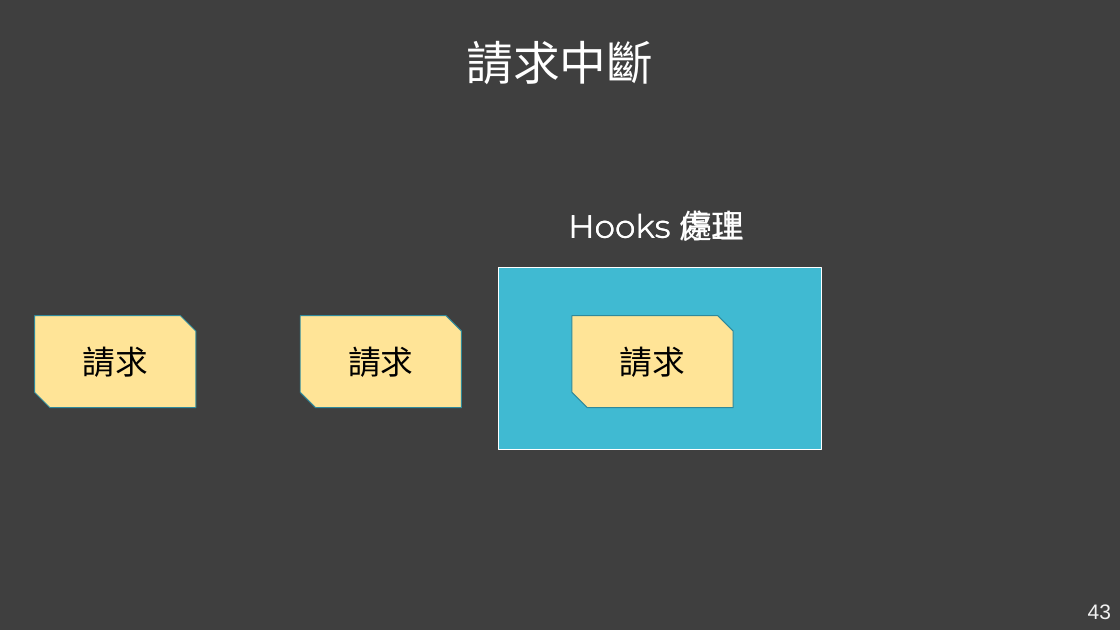
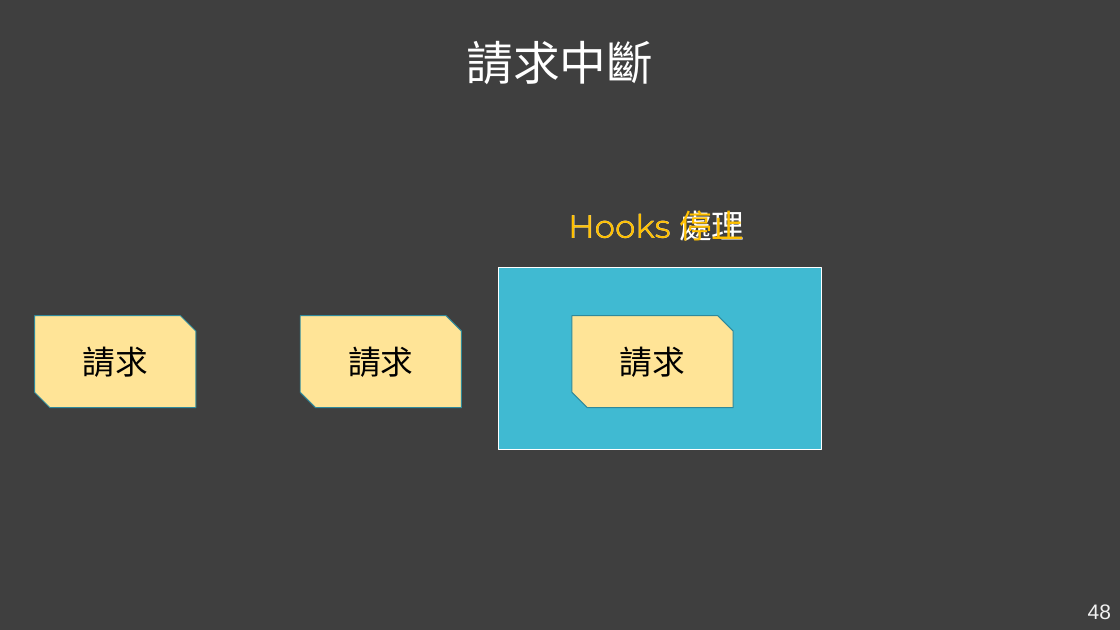
Before and after one commit to Kader-coder/React-Hooks, a slide deck: slide 48 of PPT/React Hooks &.pptx (slide 43 before the commit). Drawn at 1120x630 pixels with LibreOffice and Linux fonts; fonts in the diff are those of the drawing. Boxes give left, top, right and bottom in pixels: in the first picture for what was removed or moved away, otherwise in the second. Text is boxed around its words. In the diff, an @@ line names an element or a change of style, - is before the commit and + after.

```diff
--- a/PPT/React Hooks &.pptx
+++ b/PPT/React Hooks &.pptx
@@ text "Hooks 停止" at box(568, 210, 744, 241): text colour #FFFFFF to #FFC000 @@
@@ page number at box(1088, 604, 1111, 619): text changed @@
-43
+48
```
Also in this commit, not shown: 4 other slides changed, 9 slides added, 11 other files.
